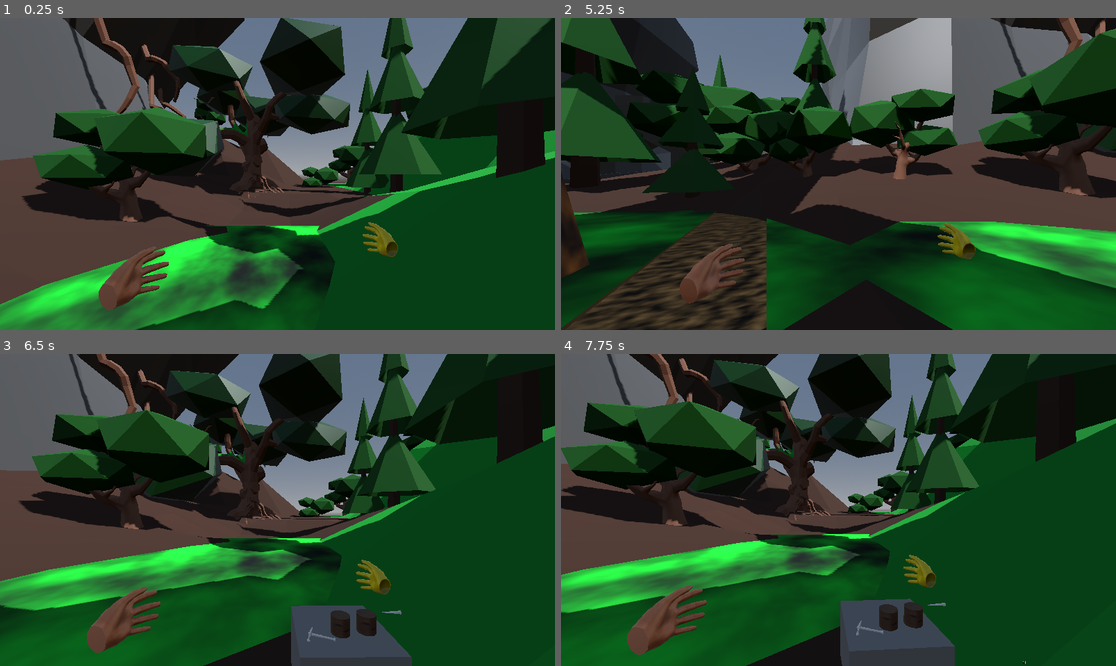
Above: before the commit, frames 1-4 (two rows, left to right).
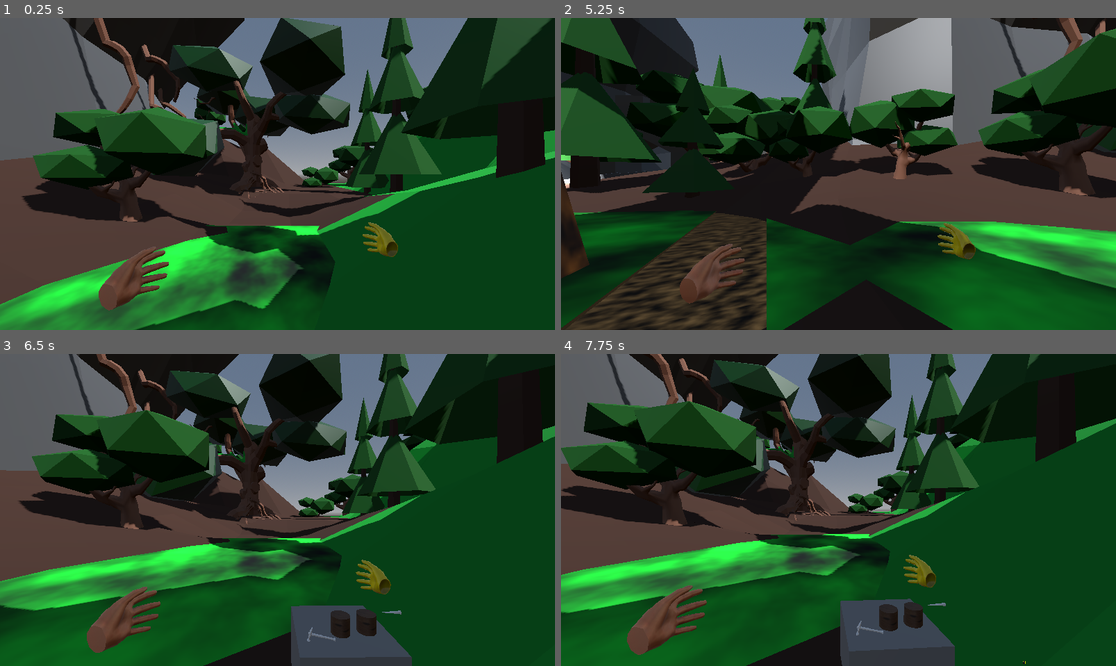
Above: after the commit, the same moments.

Repository: goatchurchprime/gamejamenchanted
Game: Godot game, scene res://main.tscn
Same seed, same stepped clock (60 frames per second), same inputs: the game is played once before the commit and once after it. Sound files missing from this copy of the repository are replaced by a short silence.
Inputs (mouse positions are in pixels of both pictures, inside the frame that each line leads up to):
- Up to frame 1 (0.25 s): no input
- Up to frame 2 (5.25 s): tap Enter (ui_accept) at 0.5, 0.77, 1.07, 1.52, 1.82, 2.75, 3.02, 3.32, 3.77, 4.07, 4.25, 4.52, 4.82, 5 s; move the mouse to (832, 180) at 0.52 s; hold Up (ui_up) 0.53-2.78 s; tap R at 0.6 s; click (832, 180) at 0.67 s; move the mouse to (877, 177) at 1.27 s; tap 1 at 1.35 s; move the mouse to (794, 170) at 2.02 s; tap 2 at 2.1 s; move the mouse to (844, 174) at 2.77 s; hold Left (ui_left) 2.78-3.53 s; tap 3 at 2.85 s; click (844, 174) at 2.92 s; move the mouse to (816, 167) at 3.52 s; hold Up (ui_up) from 3.53 s (still down); tap 4 at 3.6 s; move the mouse to (866, 174) at 4.27 s; tap 5 at 4.35 s; move the mouse to (810, 174) at 5.02 s; tap 6 at 5.1 s; click (810, 174) at 5.17 s
- Up to frame 3 (6.5 s): tap Enter (ui_accept) at 5.75, 6.02, 6.32 s; move the mouse to (288, 503) at 5.77 s; release Up (ui_up) at 5.78 s; hold Right (ui_right) from 5.78 s (still down); tap 7 at 5.85 s
- Up to frame 4 (7.75 s): move the mouse to (832, 516) at 6.52 s; release Right (ui_right) at 6.53 s; hold Up (ui_up) from 6.53 s (still down); tap 8 at 6.6 s; tap Enter (ui_accept) at 6.77, 7.07, 7.25, 7.52 s; move the mouse to (877, 513) at 7.27 s; tap 9 at 7.35 s; click (877, 513) at 7.42 s

The runs differ from the first frame. In frame 2, 0.2% of the frame differs, in the area x 0-8%, y 43-55%; in frame 3, less than 0.1%; in frame 4, less than 0.1%.

Commit message:
messing with the bad spotlight

Diff:
--- a/enchantedtree/main.tscn
+++ b/enchantedtree/main.tscn
@@ -115,8 +115,7 @@
 light_projector = ExtResource("8_2cqfq")
 shadow_enabled = true
 shadow_caster_mask = 4293918722
-spot_range = 30.0
-spot_attenuation = 0.0
+spot_range = 80.0
 spot_angle = 30.0
 spot_angle_attenuation = 0.0669859
 
@@ -166,6 +165,7 @@
 
 [node name="CandleLightConetree" type="OmniLight3D" parent="."]
 transform = Transform3D(1, 0, 0, 0, 1, 0, 0, 0, 1, -1.122, 0.624245, 16.575)
+visible = false
 light_color = Color(1, 1, 0.0784314, 1)
 light_energy = 1.696
 light_bake_mode = 1
